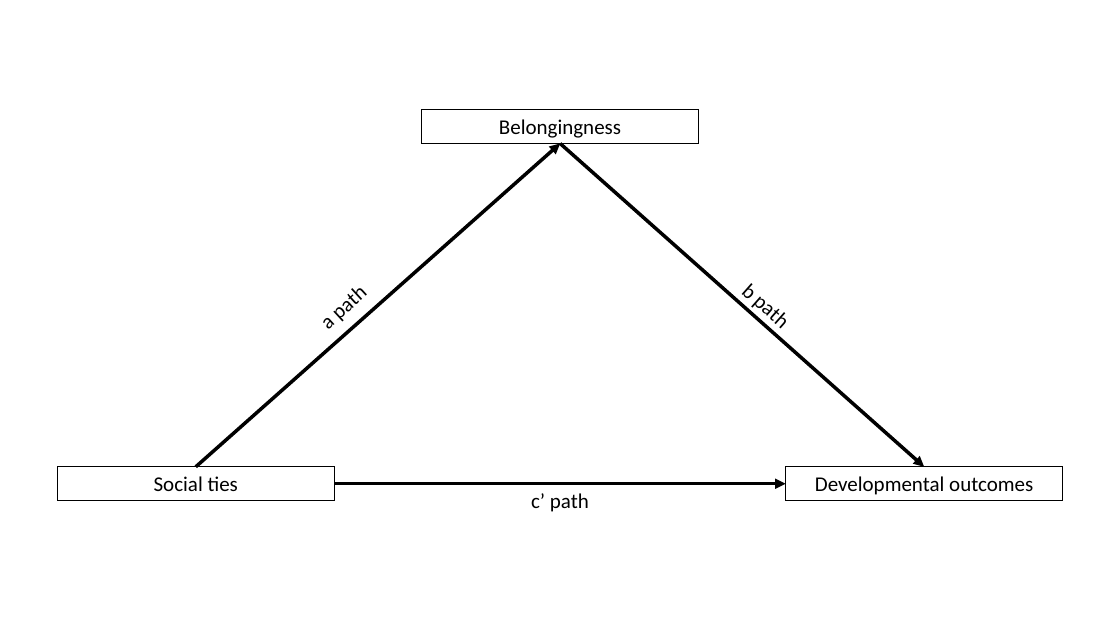
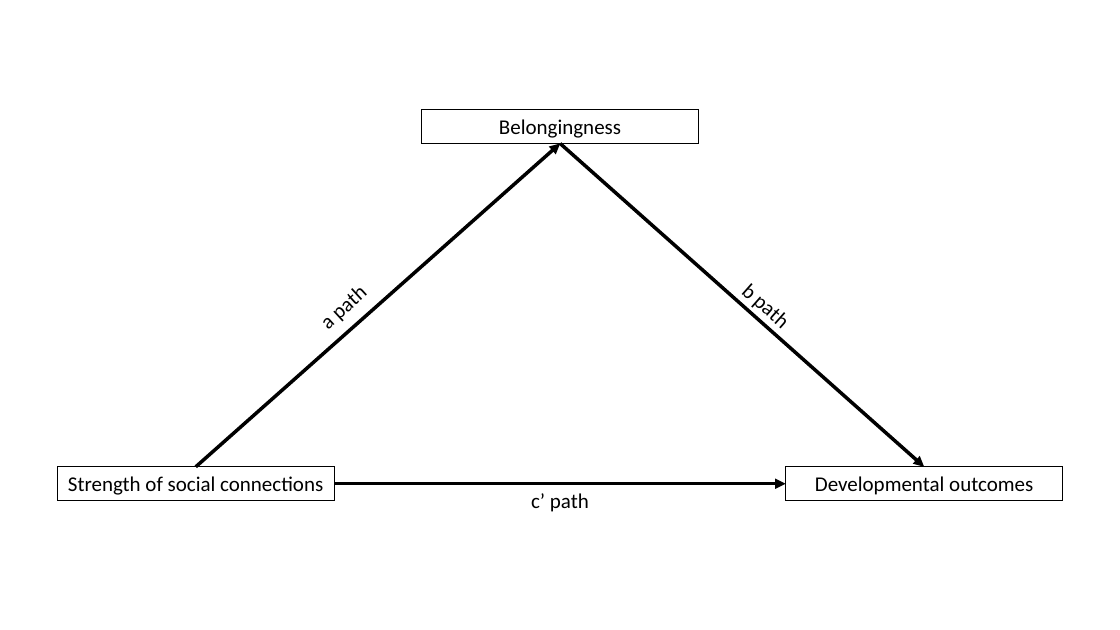
Before and after one commit to ndyetz/Thesis, a slide deck: slide 1 of figures/mediation model.pptx. Drawn at 1120x630 pixels with LibreOffice and Linux fonts; fonts in the diff are those of the drawing. Boxes give left, top, right and bottom in pixels: in the first picture for what was removed or moved away, otherwise in the second. Text is boxed around its words. In the diff, an @@ line names an element or a change of style, - is before the commit and + after.

```diff
--- a/figures/mediation model.pptx
+++ b/figures/mediation model.pptx
@@ text in rectangle at (x1=68, y1=476, x2=323, y2=495): text changed @@
-Social ties
+Strength of social connections
```
Also in this commit, not shown: 5 other files.
